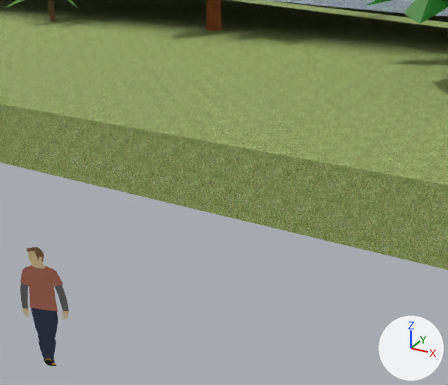
One commit to the COLLADA model src/engineer/forest_world/simple_woods_water.dae: the scene before it, then after it.
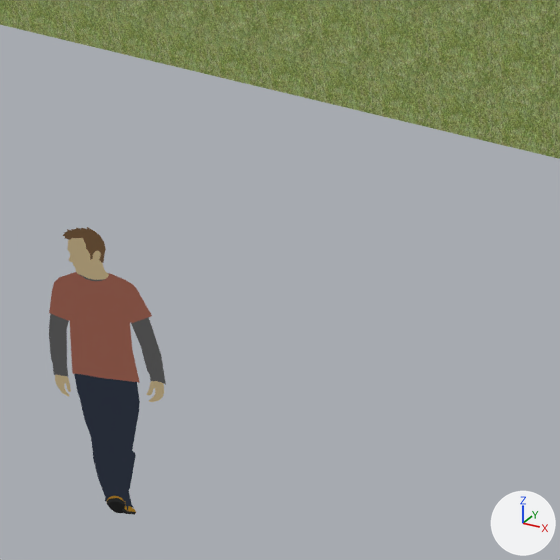
There are two pictures of each version: one from a camera (50 mm lens) standing at (2.06, -36.21, 5.45) and looking at (-1.44, -29.84, 2.26), one close up on the part from 0% to 52% of the width and 40% to 100% of the height. The lights are fixed; the arrows at lower right show +X, +Y and +Z. Where no turn or scale is listed for an object, it has been applied to the vertices.

In view in the first close-up: 'Bryce', 'SketchUp'.
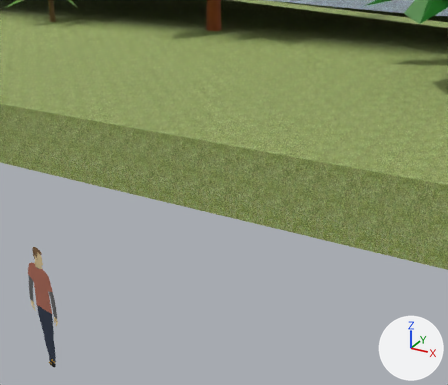
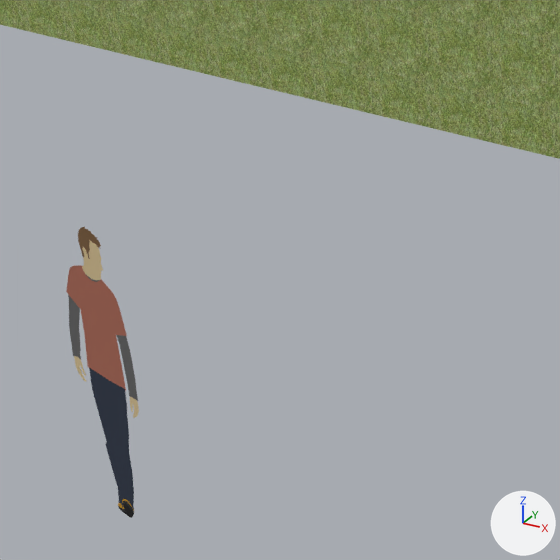
Edits to the bpy script that builds the scene:
```text
Change ob_bryce:
    ob_bryce.rotation_euler: (0.0, 0.0, -2.779) -> (0.0, 0.0, -0.242)  # degrees (0, 0, -159) -> degrees (0, 0, -14)
```

What differs and where, as boxes (x1, y1, x2, y2) in the close-ups (560 x 560 px):
'Bryce', turned
    before: (49, 227, 166, 515)
    after: (66, 226, 139, 518)
